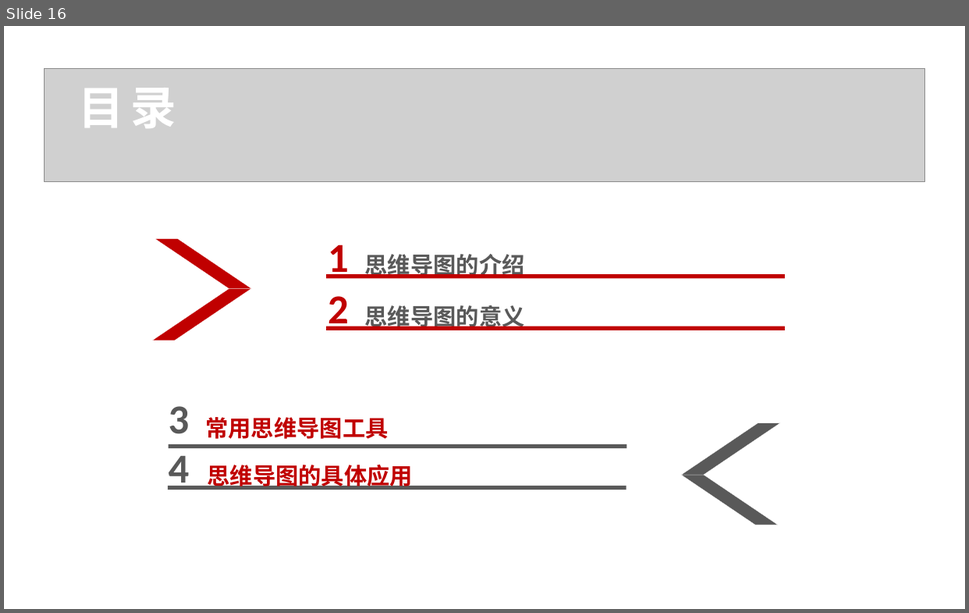
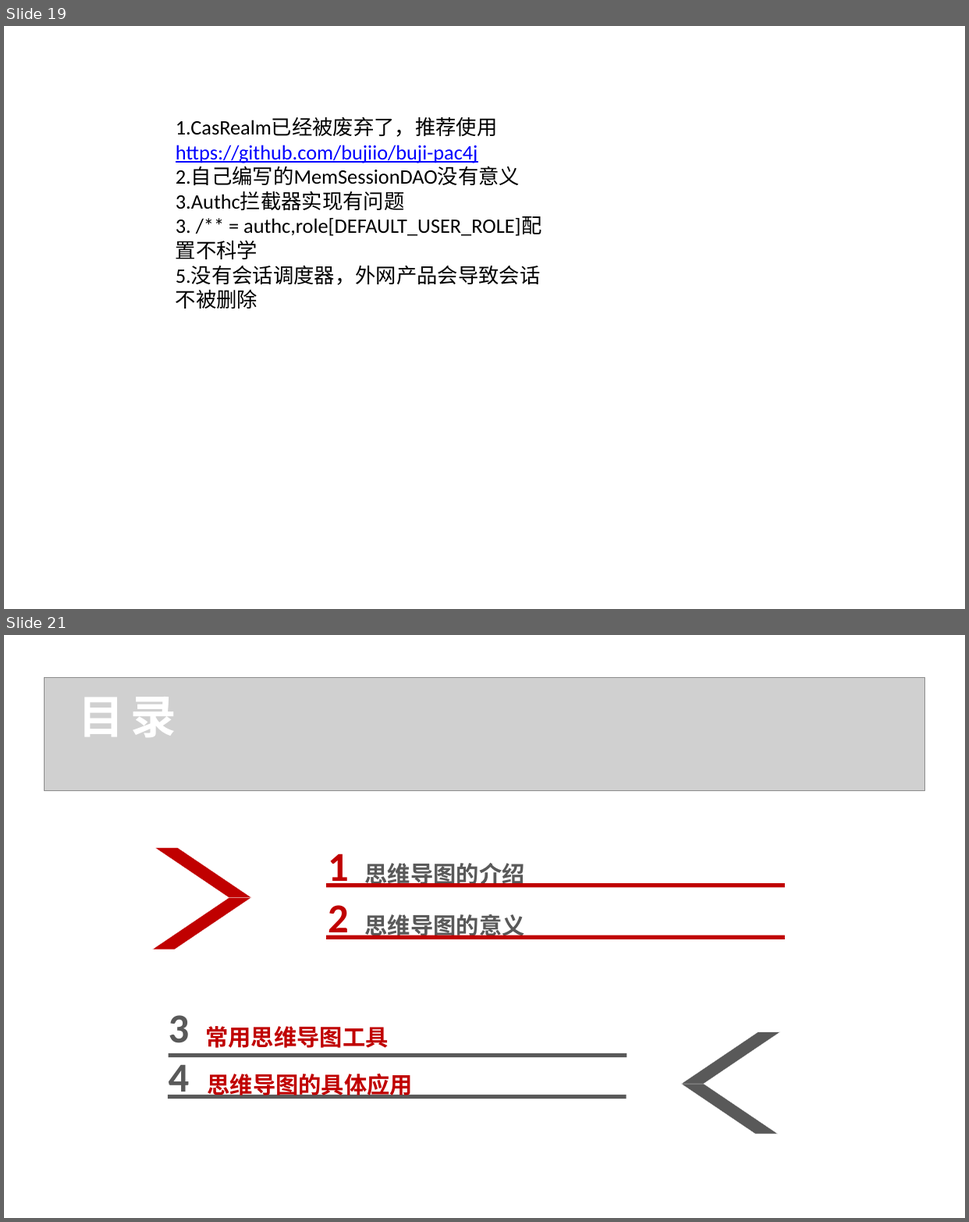
Before and after one commit to yanghaikun/shiro-in-action, a slide deck: shiro原理解析.pptx. Shown one above the other, each under a label of ours: slide 16 before the commit, slides 19 and 21 after it; the slides between them are not shown. The pictures are 969x613 and 969x1222 pixels, drawn with LibreOffice and Linux fonts; fonts in the diff are those of the drawing; grey boxes stand for pictures; background and template pictures are left out. Boxes give left, top, right and bottom in pixels: in the first picture for what was removed or moved away, otherwise in the second. Text is boxed around its words. In the diff, an @@ line names an element or a change of style, - is before the commit and + after.

```diff
--- a/shiro原理解析.pptx
+++ b/shiro原理解析.pptx
@@ slide 19 added at box(4, 26, 965, 609), background picture (left out) @@
@@ text added at box(176, 117, 541, 308), 18 pt, text #000000 @@
+1.CasRealm已经被废弃了，推荐使用
+https://github.com/bujiio/buji-pac4j
+2.自己编写的MemSessionDAO没有意义
+3.Authc拦截器实现有问题
+3. /** = authc,role[DEFAULT_USER_ROLE]配置不科学
+5.没有会话调度器，外网产品会导致会话不被删除
@@ what was slide 16 is now slide 21 @@
```
Also in this commit, not shown: 1 slide changed, 5 other slides added, 1 slide removed.
